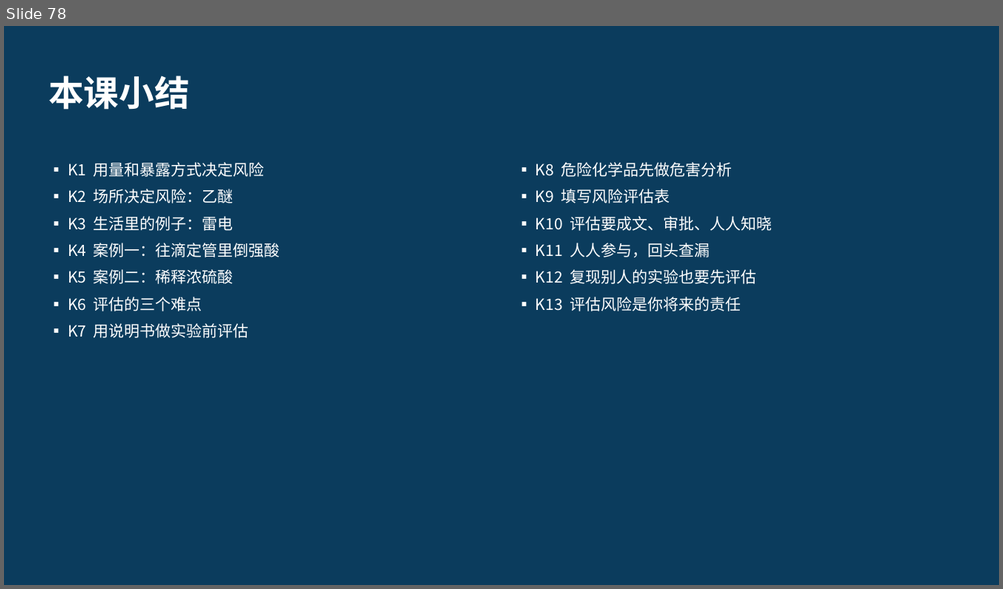
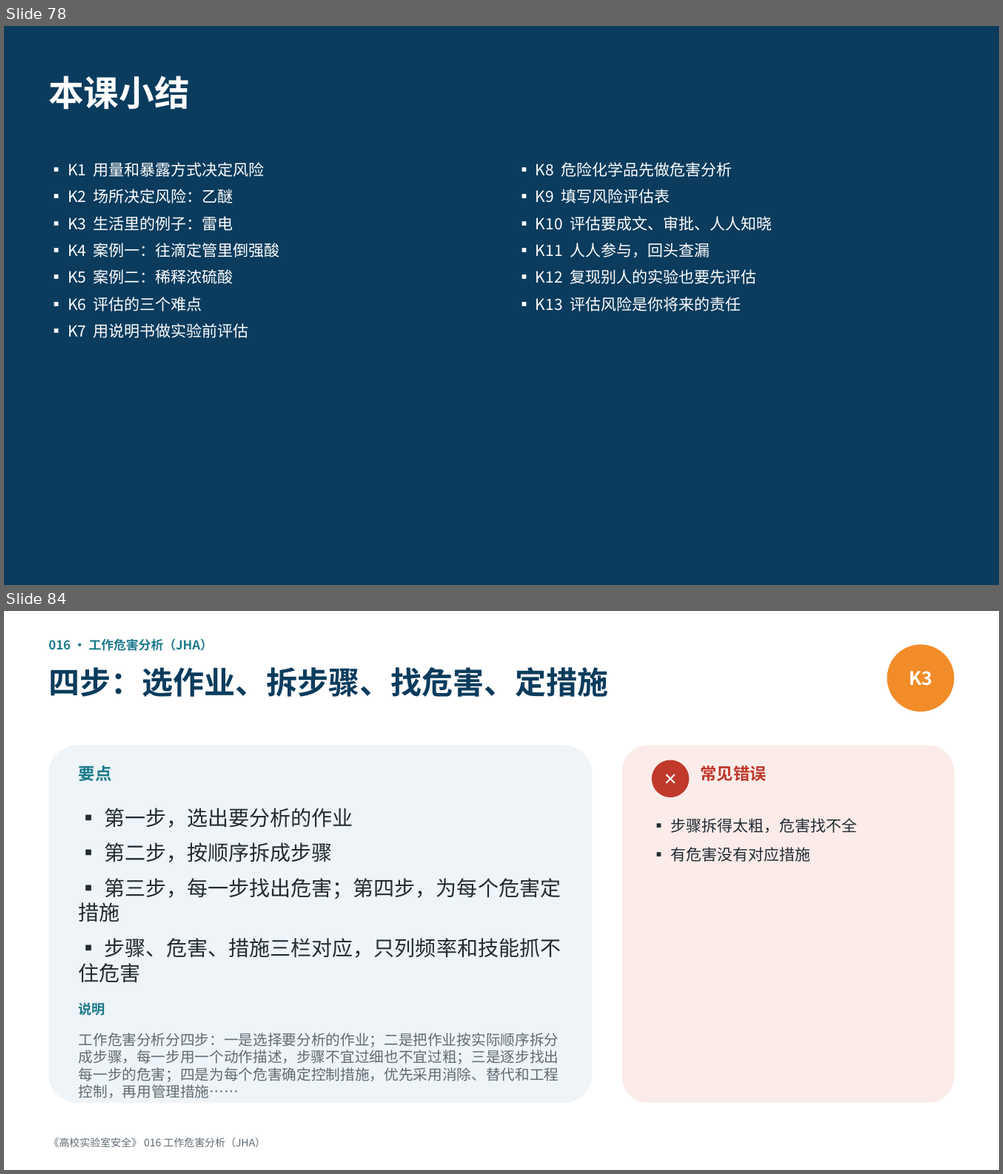
Before and after one commit to hanrongwx-max/videoyoutubo, a slide deck: course/高校实验室安全/课件/第2章_危险源辨识与风险评估.pptx. Shown one above the other, each under a label of ours: slide 78 before the commit, slides 78 and 84 after it; the slides between them are not shown. The pictures are 1003x589 and 1003x1174 pixels, drawn with LibreOffice and Linux fonts; fonts in the diff are those of the drawing. Boxes give left, top, right and bottom in pixels: in the first picture for what was removed or moved away, otherwise in the second. Text is boxed around its words. In the diff, an @@ line names an element or a change of style, - is before the commit and + after.

```diff
--- a/course/高校实验室安全/课件/第2章_危险源辨识与风险评估.pptx
+++ b/course/高校实验室安全/课件/第2章_危险源辨识与风险评估.pptx
@@ slide 84 added at [4, 611, 999, 1170], background #FFFFFF @@
@@ text added at [48, 638, 213, 651], 12 pt, text #1D7A8C, bold @@
+016 · 工作危害分析（JHA）
@@ ellipse added at [887, 644, 954, 712], fill #F28C28, 18 pt, text #FFFFFF, bold @@
+K3
@@ text added at [48, 667, 608, 697], 30 pt, text #0B3C5D, bold @@
+四步：选作业、拆步骤、找危害、定措施
@@ rounded rectangle added at [48, 745, 592, 1103], fill #EEF4F7 @@
@@ text added at [79, 766, 112, 781], 16 pt, text #1D7A8C, bold @@
+要点
@@ rounded rectangle added at [622, 745, 954, 1103], fill #FBECEA @@
@@ ellipse added at [652, 760, 689, 797], fill #C0392B, 16 pt, text #FFFFFF, bold @@
+✕
@@ text added at [700, 766, 765, 781], 16 pt, text #C0392B, bold @@
+常见错误
@@ text added at [79, 808, 560, 983], 20 pt, text #222B33 @@
+▪ 第一步，选出要分析的作业
+▪ 第二步，按顺序拆成步骤
+▪ 第三步，每一步找出危害；第四步，为每个危害定措施
+▪ 步骤、危害、措施三栏对应，只列频率和技能抓不住危害
@@ text added at [671, 818, 857, 862], 15 pt, text #222B33 @@
+▪ 步骤拆得太粗，危害找不全
+▪ 有危害没有对应措施
@@ text added at [79, 1003, 105, 1016], 13 pt, text #1D7A8C, bold @@
+说明
@@ text added at [79, 1033, 559, 1082], 14 pt, text #5F6B75 @@
+工作危害分析分四步：一是选择要分析的作业；二是把作业按实际顺序拆分成步骤，每一步用一个动作描述，步骤不宜过细也不宜过粗；三是逐步找出每一步的危害；四是为每个危害确定控制措施，优先采用消除、替代和工程控制，再用管理措施……
@@ text added at [48, 1138, 265, 1147], 10 pt, text #5F6B75 @@
+《高校实验室安全》 016 工作危害分析（JHA）
```
Also in this commit, not shown: 17 other slides added, 3 other files.
